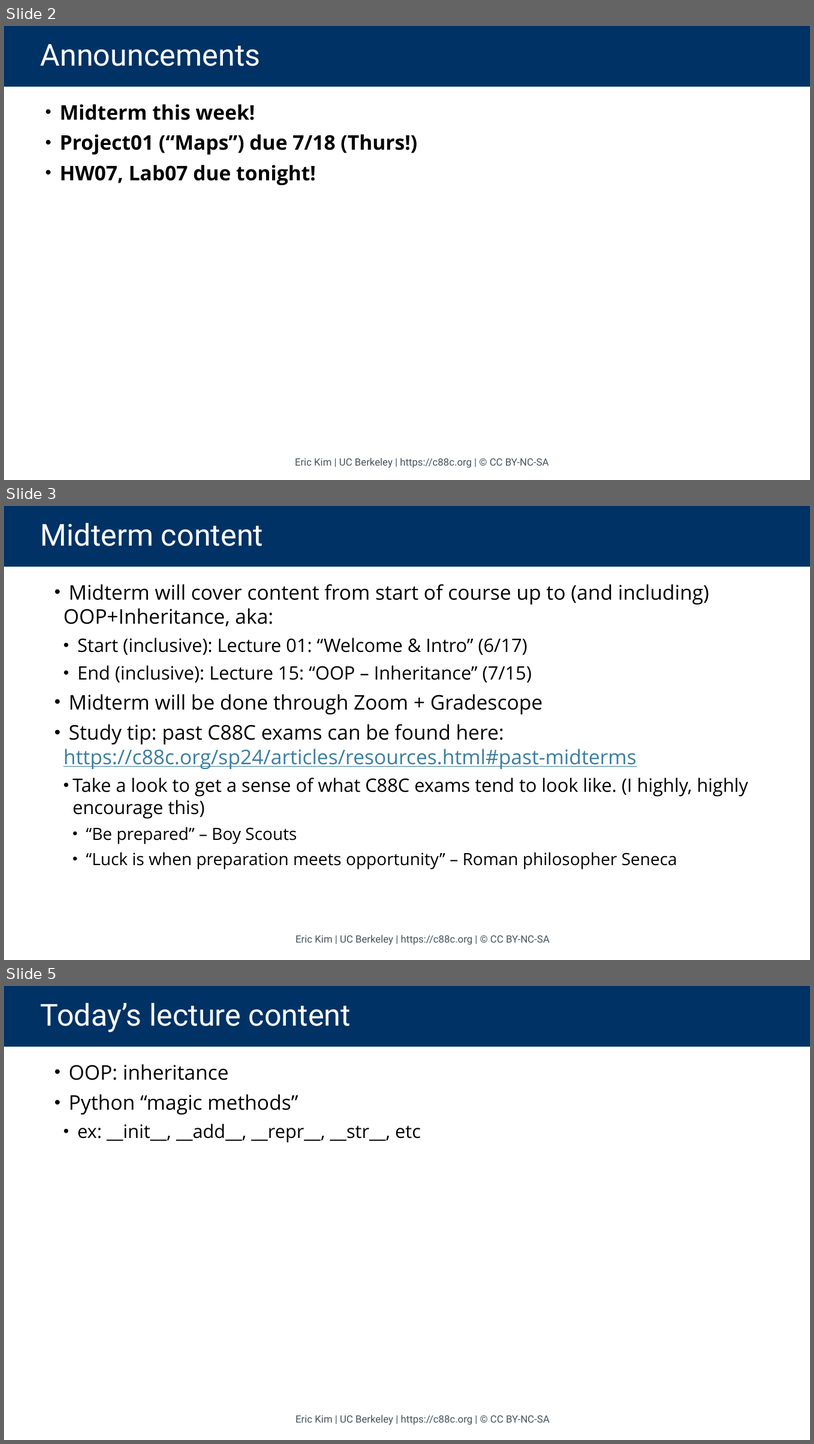
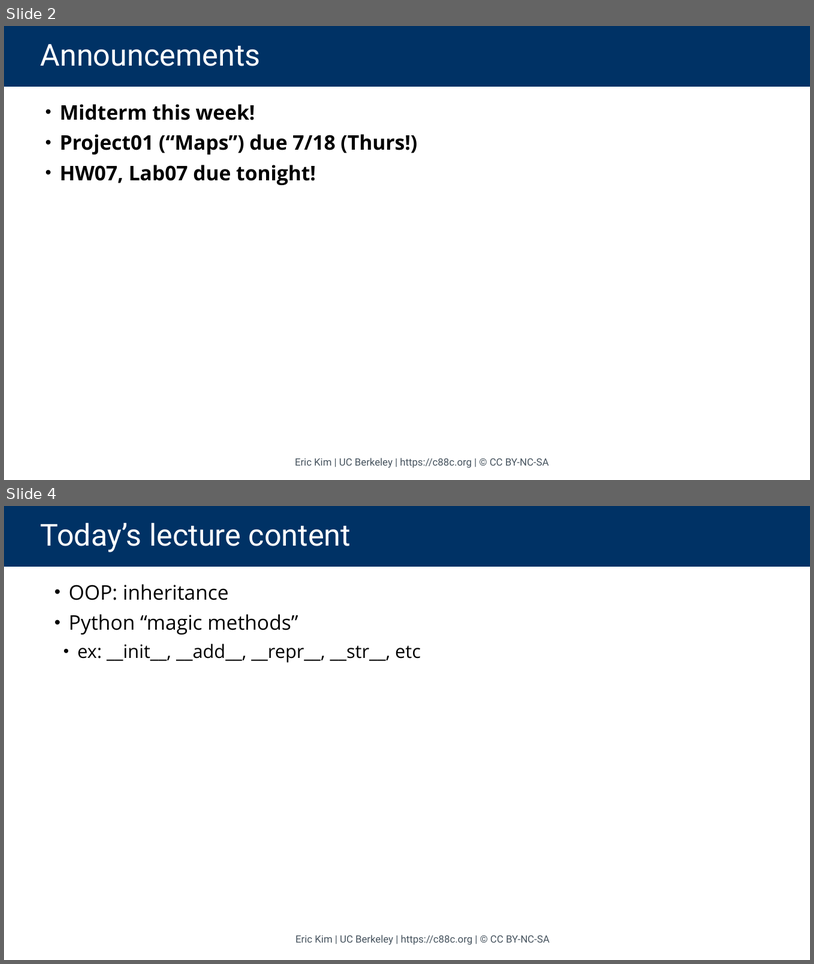
Before and after one commit to cs88-website/su24, a slide deck: assets/slides/su24/15-OOP_II.pptx. Shown one above the other, each under a label of ours: slides 2, 3 and 5 before the commit, slides 2 and 4 after it; the slides between them are not shown. The pictures are 814x1444 and 814x964 pixels, drawn with LibreOffice and Linux fonts; fonts in the diff are those of the drawing. Boxes give left, top, right and bottom in pixels: in the first picture for what was removed or moved away, otherwise in the second. Text is boxed around its words. In the diff, an @@ line names an element or a change of style, - is before the commit and + after.

```diff
--- a/assets/slides/su24/15-OOP_II.pptx
+++ b/assets/slides/su24/15-OOP_II.pptx
@@ slide 3 removed at bbox=[4, 506, 810, 960], background #FFFFFF @@
@@ title removed at bbox=[4, 506, 810, 567] @@
-Midterm content
@@ text removed at bbox=[63, 584, 749, 869] @@
-  • Midterm will cover content from start of course up to (and including) OOP+Inheritance, aka:
-    • Start (inclusive): Lecture 01: “Welcome & Intro” (6/17)
-    • End (inclusive): Lecture 15: “OOP – Inheritance” (7/15)
-  • Midterm will be done through Zoom + Gradescope
-  • Study tip: past C88C exams can be found here: https://c88c.org/sp24/articles/resources.html#past-midterms
-    • Take a look to get a sense of what C88C exams tend to look like. (I highly, highly encourage this)
-      • “Be prepared” – Boy Scouts
-      • “Luck is when preparation meets opportunity” – Roman philosopher Seneca
@@ text removed at bbox=[296, 934, 550, 945] @@
-Eric Kim | UC Berkeley | https://c88c.org | © CC BY-NC-SA
@@ what was slide 5 is now slide 4 @@
```
Also in this commit, not shown: 5 slides changed, 3 other slides removed, 5 other files.
